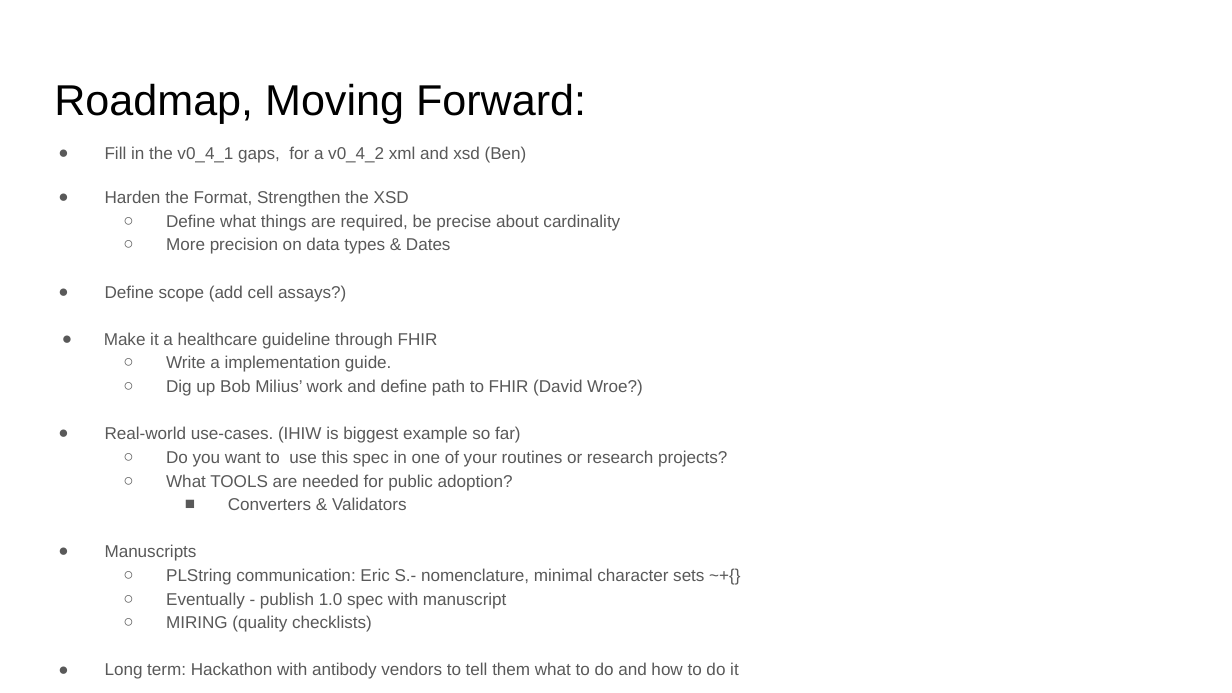
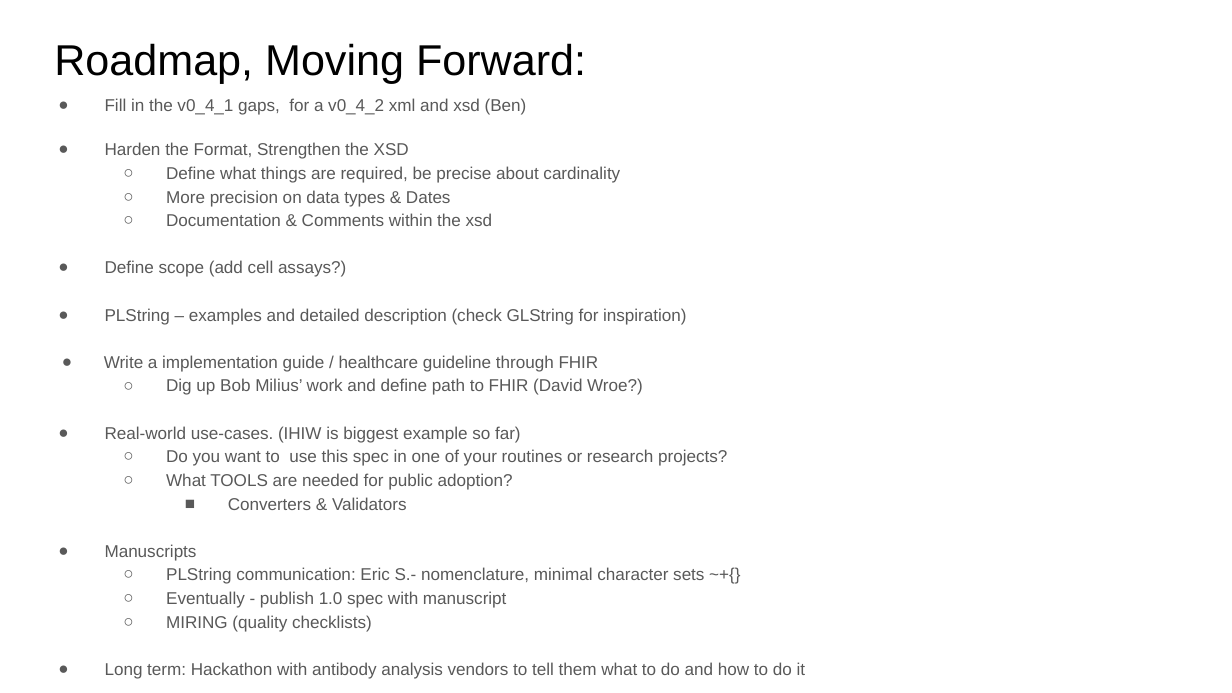
Before and after one commit to bmatern/haml, a slide deck: slide 9 of notes/HAML.WorkingGroup.2024.11.18.pptx (slide 8 before the commit). Drawn at 1232x693 pixels with LibreOffice and Linux fonts; fonts in the diff are those of the drawing. Boxes give left, top, right and bottom in pixels: in the first picture for what was removed or moved away, otherwise in the second. Text is boxed around its words. In the diff, an @@ line names an element or a change of style, - is before the commit and + after.

```diff
--- a/notes/HAML.WorkingGroup.2024.11.18.pptx
+++ b/notes/HAML.WorkingGroup.2024.11.18.pptx
@@ title "Roadmap, Moving Forward:": place and size @@
-title "Roadmap, Moving Forward:" at [54,83,586,123]
+title "Roadmap, Moving Forward:" at [54,43,586,83]
@@ text "Fill in the v0_4_1 gaps, ...": place and size @@
-text "Fill in the v0_4_1 gaps, ..." at [104,146,739,679]
+text "Fill in the v0_4_1 gaps, ..." at [104,98,806,679]
@@ text at [166,213,493,226]: paragraph added @@
+  ○ Documentation & Comments within the xsd
@@ text at [104,308,686,372]: text changed @@
-● Make it a healthcare guideline through FHIR
-  ○ Write a implementation guide.
+● PLString – examples and detailed description (check GLString for inspiration)
+● Write a implementation guide / healthcare guideline through FHIR
@@ text at [105,662,806,679]: text changed @@
-● Long term: Hackathon with antibody vendors to tell them what to do and how to do it
+● Long term: Hackathon with antibody analysis vendors to tell them what to do and how to do it
```
Also in this commit, not shown: 2 slides added.
